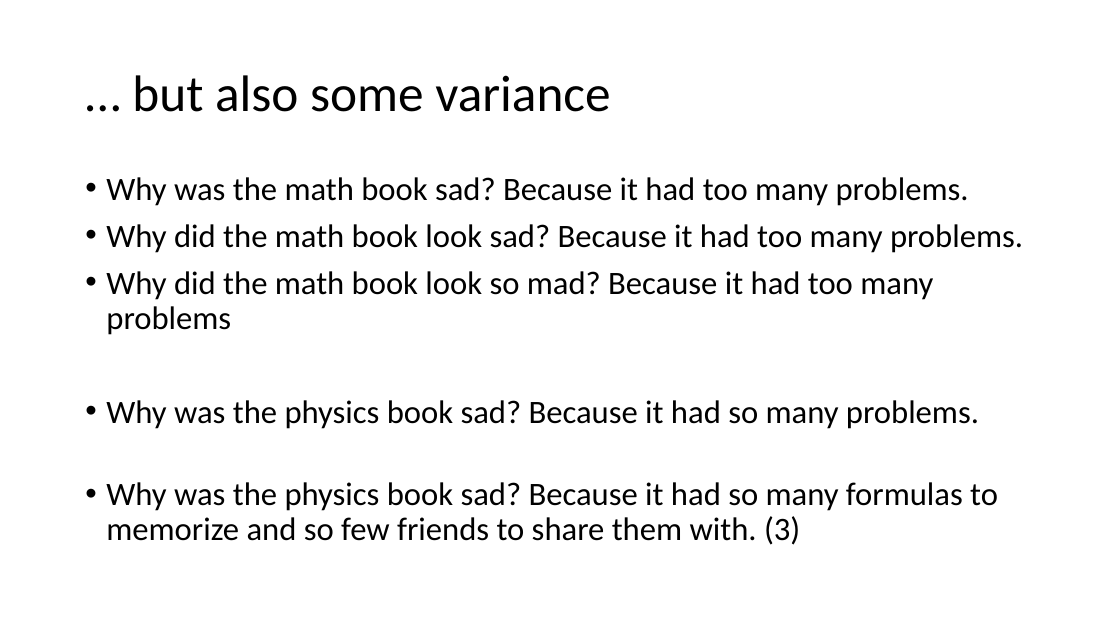
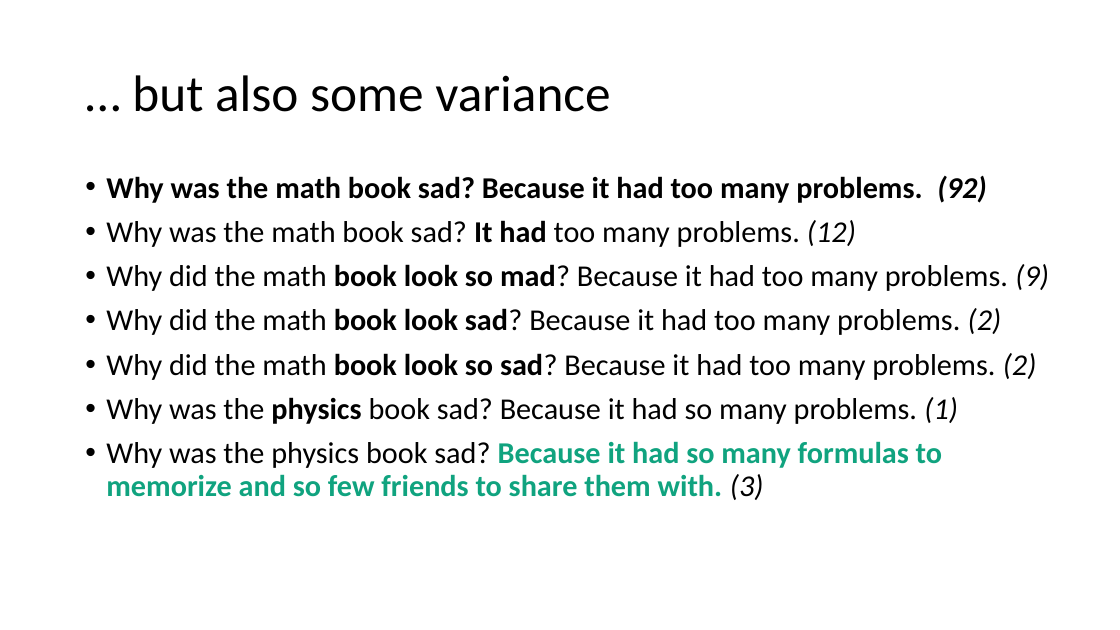
Before and after one commit to sciphie/JokeGPT, a slide deck: slide 12 of ChatGPT is fun –.pptm (slide 15 before the commit). Drawn at 1120x630 pixels with LibreOffice and Linux fonts; fonts in the diff are those of the drawing. Boxes give left, top, right and bottom in pixels: in the first picture for what was removed or moved away, otherwise in the second. Text is boxed around its words. In the diff, an @@ line names an element or a change of style, - is before the commit and + after.

```diff
--- a/ChatGPT is fun –.pptm
+++ b/ChatGPT is fun –.pptm
@@ text at [106, 176, 1049, 424]: text changed; size 28 to 25.9 pt @@
-• Why was the math book sad? Because it had too many problems.
-• Why did the math book look sad? Because it had too many problems.
-• Why did the math book look so mad? Because it had too many problems
-• Why was the physics book sad? Because it had so many problems.
+• Why was the math book sad? Because it had too many problems. (92)
+• Why was the math book sad? It had too many problems. (12)
+• Why did the math book look so mad? Because it had too many problems. (9)
+• Why did the math book look sad? Because it had too many problems. (2)
+• Why did the math book look so sad? Because it had too many problems. (2)
+• Why was the physics book sad? Because it had so many problems. (1)
@@ text at [106, 441, 942, 500]: size 28 to 25.9 pt in "Why was the physics book sad? Because ..."; text colour #000000 to #10A37F, bold on in "Because it had so many formulas to ..."; italic on in "(3)" @@
```
Also in this commit, not shown: 12 other slides changed, 4 slides added, 4 slides removed, 4 other files.
